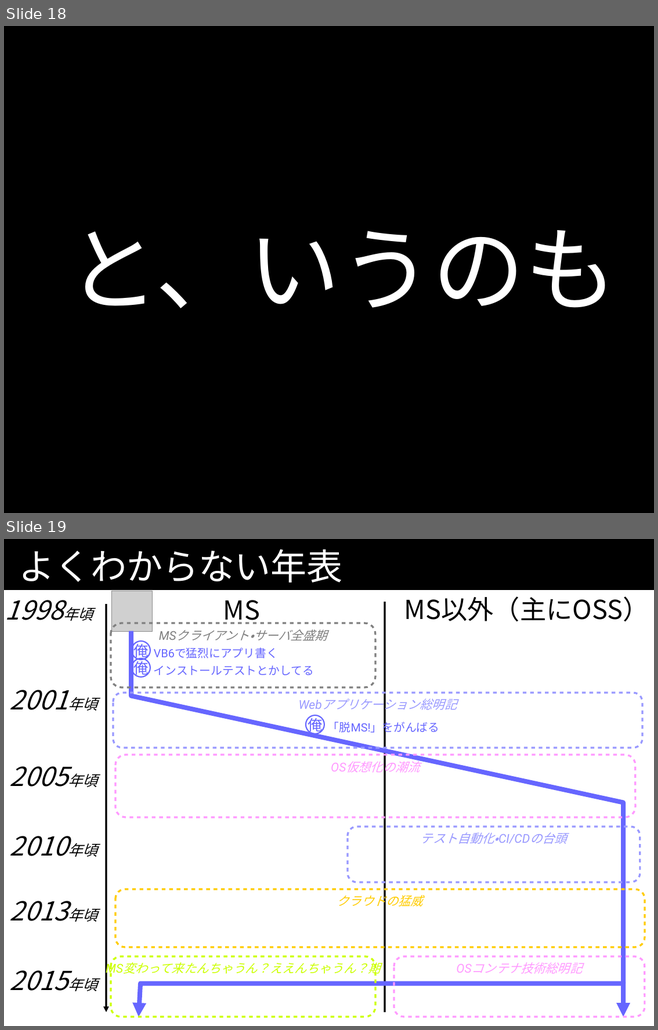
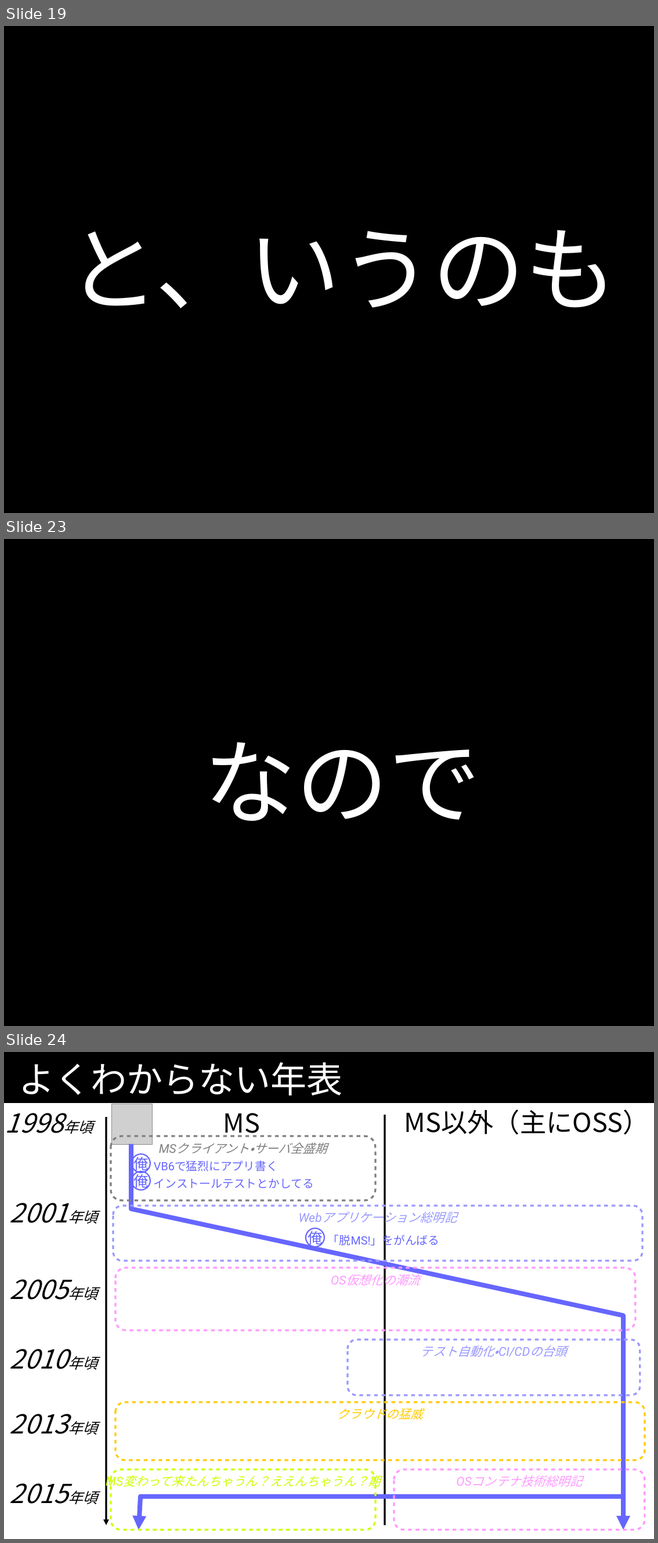
Before and after one commit to kazuhito-m/kazuhito-m.github.io, a slide deck: _drafts/comcamp2016.odp. Shown one above the other, each under a label of ours: slides 18 and 19 before the commit, slides 19, 23 and 24 after it; the slides between them are not shown. The pictures are 658x1030 and 658x1543 pixels, drawn with LibreOffice and Linux fonts; fonts in the diff are those of the drawing; grey boxes stand for pictures. Boxes give left, top, right and bottom in pixels: in the first picture for what was removed or moved away, otherwise in the second. Text is boxed around its words. In the diff, an @@ line names an element or a change of style, - is before the commit and + after.

```diff
--- a/_drafts/comcamp2016.odp
+++ b/_drafts/comcamp2016.odp
@@ slide 23 added at (4,539,654,1026), background #000000 @@
@@ text added at (204,742,480,821), 112.7 pt, text #FFFFFF @@
+なので
@@ what was slide 18 is now slide 19 @@
@@ what was slide 19 is now slide 24 @@
```
Also in this commit, not shown: 4 other slides added.
